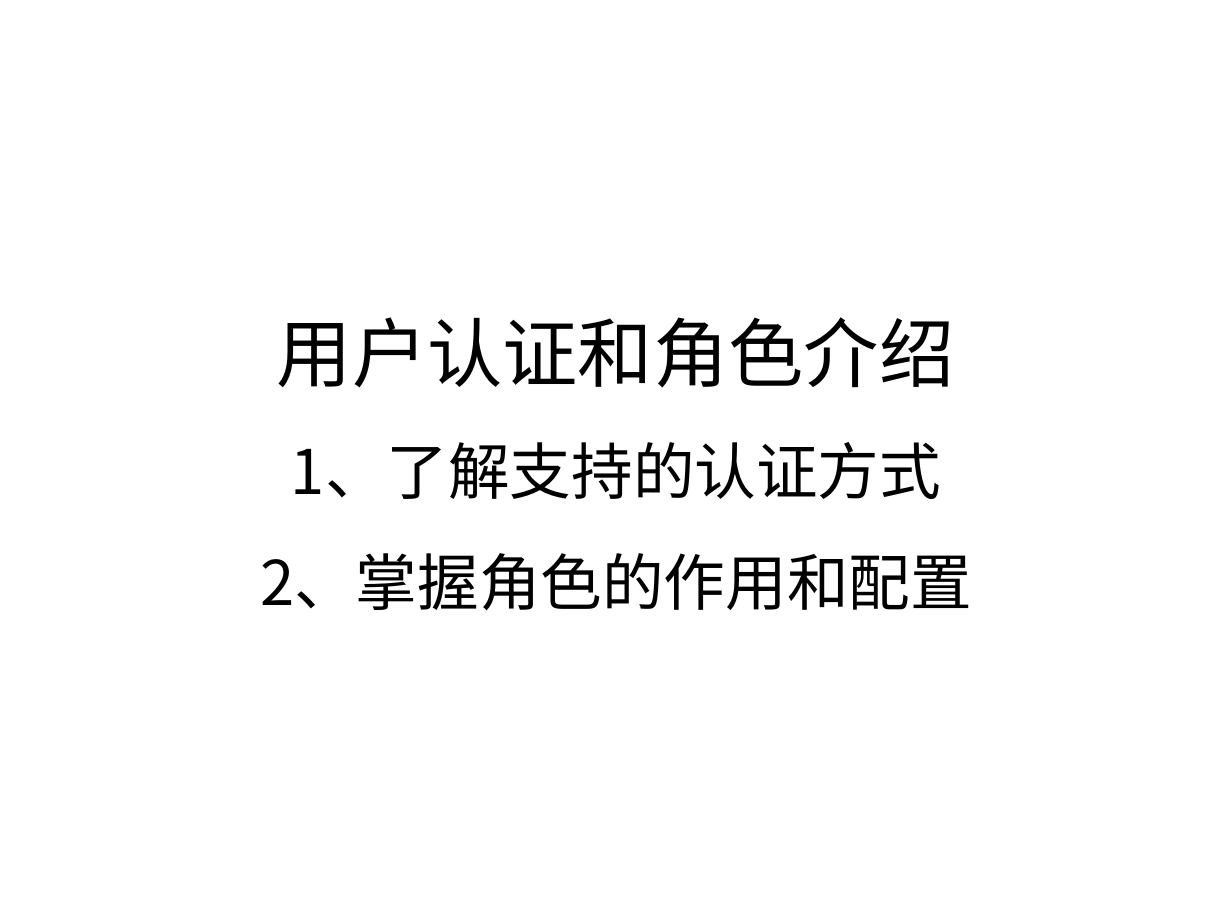
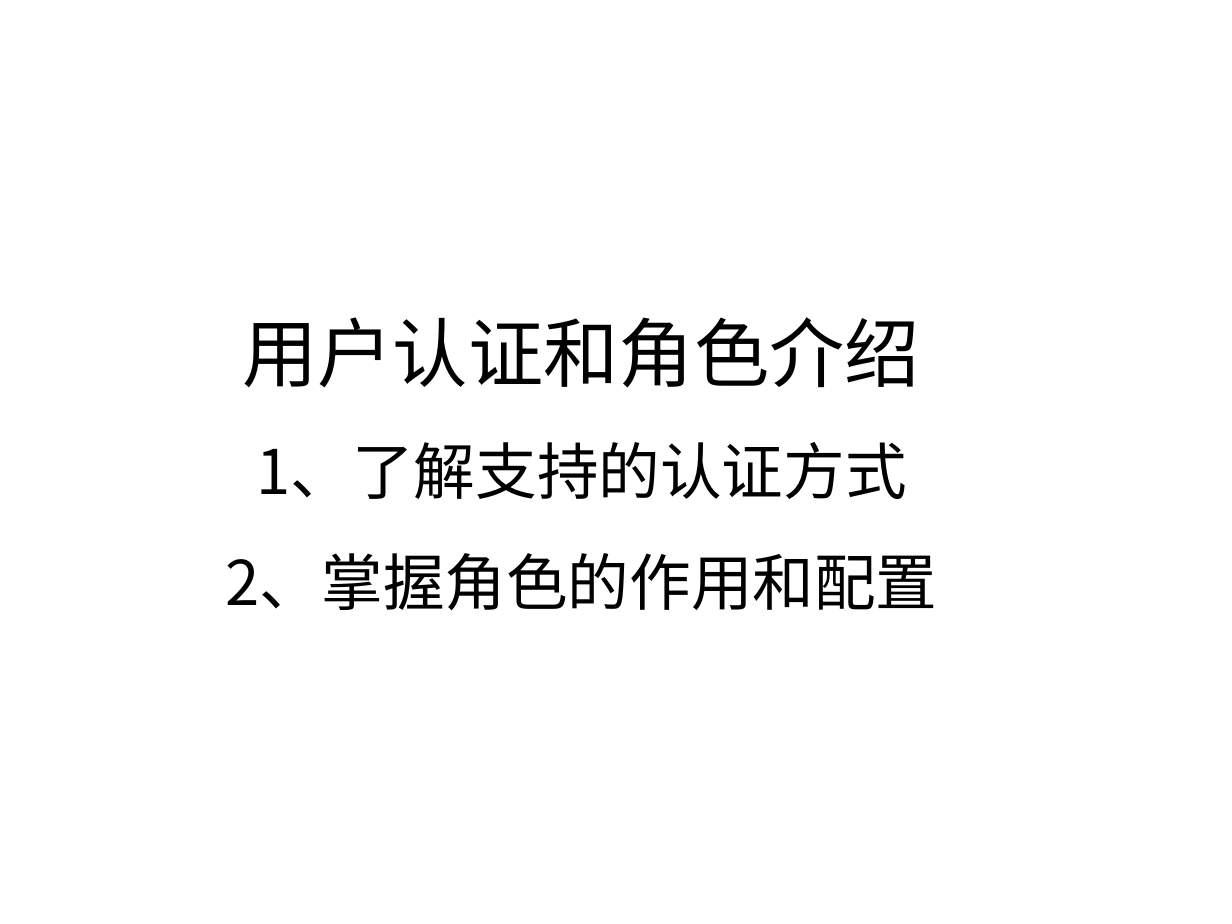
Before and after one commit to lituxiu/workingnotes, a slide deck: slide 45 of virtualzation-exam/SANGFOR_aDesk_VMP4.9_2017年度渠道初级认证培训03_安装部署.pptx. Drawn at 1232x924 pixels with LibreOffice and Linux fonts; fonts in the diff are those of the drawing; background and template pictures are left out. Boxes give left, top, right and bottom in pixels: in the first picture for what was removed or moved away, otherwise in the second. Text is boxed around its words. In the diff, an @@ line names an element or a change of style, - is before the commit and + after.

```diff
--- a/virtualzation-exam/SANGFOR_aDesk_VMP4.9_2017年度渠道初级认证培训03_安装部署.pptx
+++ b/virtualzation-exam/SANGFOR_aDesk_VMP4.9_2017年度渠道初级认证培训03_安装部署.pptx
@@ text "用户认证和角色介绍": place and size @@
-text "用户认证和角色介绍" at (260,317,972,610)
+text "用户认证和角色介绍" at (226,317,938,610)
```
Also in this commit, not shown: 5 other slides changed, 13 other files.
